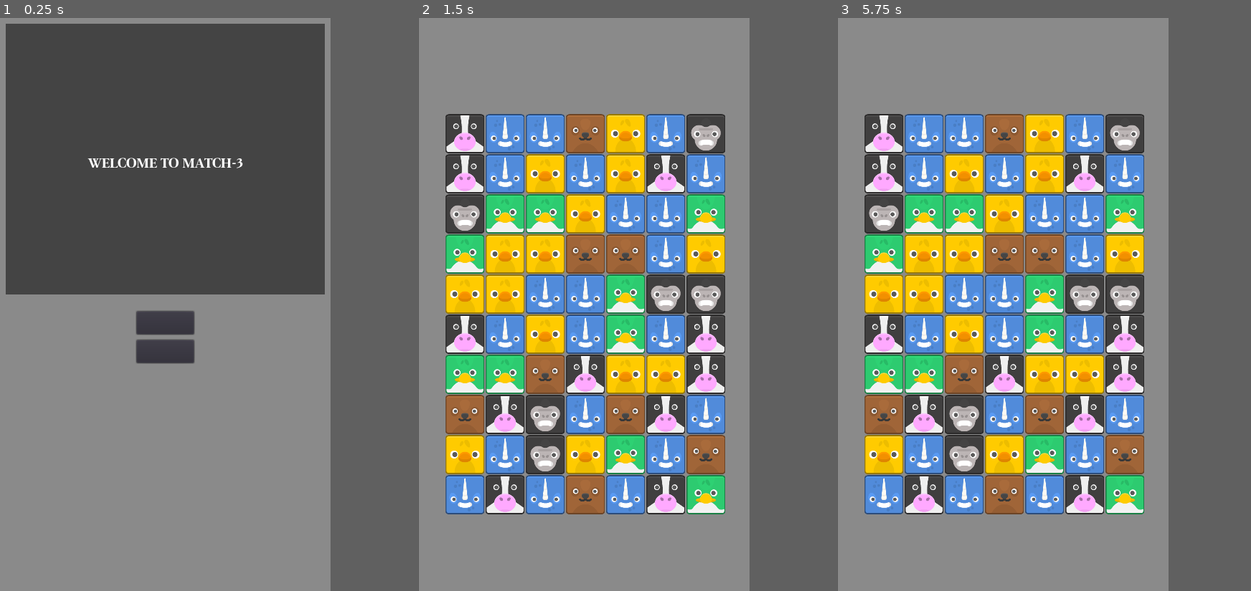
Above: before the commit, frames 1-3 (left to right).
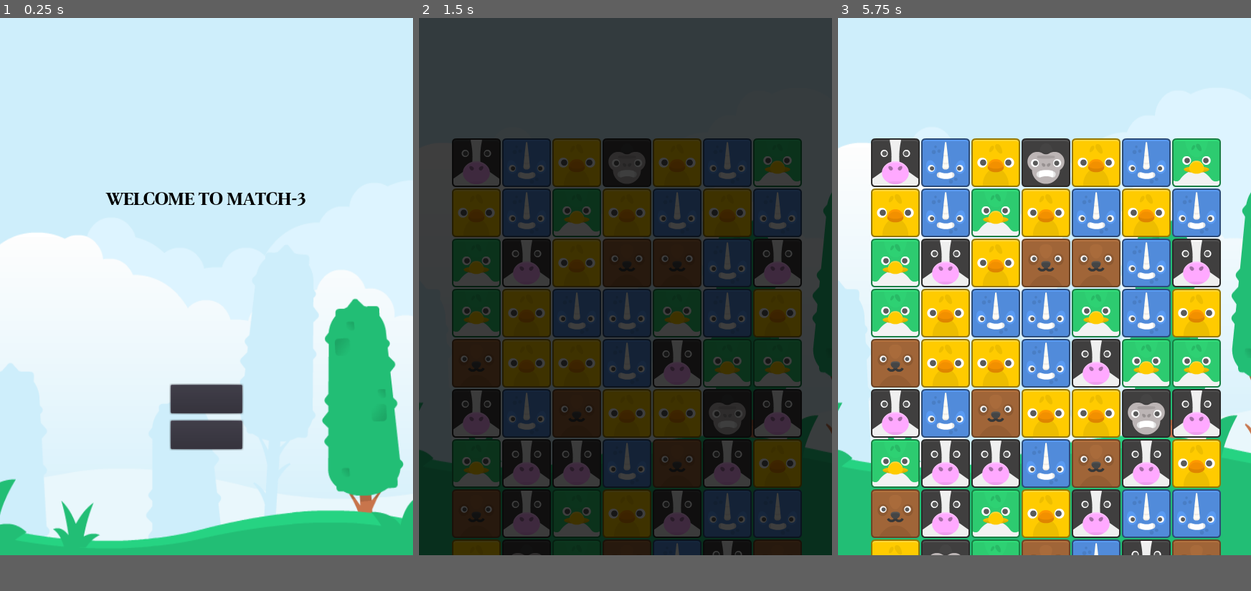
Above: after the commit, the same moments.

Repository: DomBenne/03-Juicy-Match-3
Game: Godot game, scene res://UI/Menu.tscn
Two runs of this game, one before a commit and one after it. Both use one fixed random seed, a clock stepped at 60 frames per second and the inputs below.
Inputs (mouse positions are in pixels of both pictures, inside the frame that each line leads up to):
- Up to frame 1 (0.25 s): no input
- Up to frame 2 (1.5 s): click "Play" at 0.5 s; tap Enter at 1.25 s; move the mouse to (658, 275) at 1.27 s
- Up to frame 3 (5.75 s): tap Space at 2, 3.5, 5 s; move the mouse to (937, 333) at 2.02 s; tap Enter at 2.75, 4.25 s; move the mouse to (1036, 178) at 2.77 s; move the mouse to (986, 419) at 3.52 s; move the mouse to (1102, 390) at 4.27 s; move the mouse to (904, 218) at 5.02 s
In our replay, the window is 461x800 before the commit and 576x750 after it. These sizes can differ from the game's own. Grey fills any space a smaller window leaves; there, only what the larger window draws over its background counts as a difference.

The runs differ from the first frame. In frame 1, 83% of the frame differs, in the area x 0-100%, y 0-94%; in frame 2, 83%; in frame 3, 81%.

Commit message:
Project Complete

Diff:
--- a/Game.tscn
+++ b/Game.tscn
@@ -9,6 +9,11 @@
 [ext_resource path="res://Assets/Music/114415__puniho__gorilla.wav" type="AudioStream" id=7]
 [ext_resource path="res://Assets/Music/Project_3-C Background Music.ogg" type="AudioStream" id=8]
 [ext_resource path="res://Assets/Music/341013__vikuserro__duck-dies.wav" type="AudioStream" id=9]
+[ext_resource path="res://Assets/Music/614006__aarontheonly__roar3.wav" type="AudioStream" id=10]
+[ext_resource path="res://Assets/Music/316920__rudmer-rotteveel__chicken-single-alarm-call.wav" type="AudioStream" id=11]
+[ext_resource path="res://Assets/Music/352104__inspectorj__splash-jumping-f.wav" type="AudioStream" id=12]
+[ext_resource path="res://UI/Instructions.gd" type="Script" id=13]
+[ext_resource path="res://Assets/kenney_animalpackredux/backgroundColorGrass.png" type="Texture" id=14]
 
 [sub_resource type="DynamicFont" id=1]
 font_data = ExtResource( 4 )
@@ -16,7 +21,32 @@
 [sub_resource type="Theme" id=2]
 default_font = SubResource( 1 )
 
+[sub_resource type="DynamicFont" id=3]
+font_data = ExtResource( 4 )
+
+[sub_resource type="Theme" id=4]
+default_font = SubResource( 3 )
+
+[sub_resource type="DynamicFont" id=5]
+size = 32
+font_data = ExtResource( 4 )
+
+[sub_resource type="Theme" id=6]
+default_font = SubResource( 5 )
+
+[sub_resource type="DynamicFont" id=7]
+size = 24
+font_data = ExtResource( 4 )
+
+[sub_resource type="Theme" id=8]
+default_font = SubResource( 7 )
+
 [node name="Game" type="Node2D"]
+
+[node name="Sprite" type="Sprite" parent="."]
+position = Vector2( 281, 439 )
+scale = Vector2( 1, 1.2832 )
+texture = ExtResource( 14 )
 
 [node name="grid" type="Node2D" parent="."]
 script = ExtResource( 1 )
@@ -36,13 +66,77 @@
 }
 
 [node name="Score" type="Label" parent="HUD"]
-margin_right = 576.0
-margin_bottom = 20.0
+margin_left = 10.0
+margin_top = 10.0
+margin_right = 575.0
+margin_bottom = 31.0
 theme = SubResource( 2 )
 text = "Score: "
 __meta__ = {
 "_edit_use_anchors_": false
 }
+
+[node name="Time" type="Label" parent="HUD"]
+margin_left = 10.0
+margin_top = 10.0
+margin_right = 565.0
+margin_bottom = 31.0
+theme = SubResource( 4 )
+text = "Time:"
+align = 2
+__meta__ = {
+"_edit_use_anchors_": false
+}
+
+[node name="Timer" type="Timer" parent="HUD"]
+autostart = true
+
+[node name="Instructions" type="Control" parent="HUD"]
+pause_mode = 2
+margin_right = 40.0
+margin_bottom = 40.0
+script = ExtResource( 13 )
+__meta__ = {
+"_edit_use_anchors_": false
+}
+
+[node name="ColorRect" type="ColorRect" parent="HUD/Instructions"]
+margin_top = -8.0
+margin_right = 576.0
+margin_bottom = 1034.0
+color = Color( 0, 0, 0, 0.752941 )
+__meta__ = {
+"_edit_use_anchors_": false
+}
+
+[node name="Label" type="Label" parent="HUD/Instructions"]
+margin_right = 576.0
+margin_bottom = 739.0
+theme = SubResource( 6 )
+text = "Level 1
+How many points can
+you score in sixty seconds?"
+align = 1
+valign = 1
+autowrap = true
+__meta__ = {
+"_edit_use_anchors_": false
+}
+
+[node name="Countdown_label" type="Label" parent="HUD/Instructions"]
+margin_top = -3.0
+margin_right = 576.0
+margin_bottom = 1021.0
+theme = SubResource( 8 )
+text = "Starting in:"
+align = 1
+valign = 1
+__meta__ = {
+"_edit_use_anchors_": false
+}
+
+[node name="Countdown" type="Timer" parent="HUD/Instructions"]
+autostart = true
 
 [node name="Camera" type="Camera2D" parent="."]
 anchor_mode = 0
@@ -51,7 +145,8 @@
 
 [node name="Music" type="AudioStreamPlayer" parent="."]
 stream = ExtResource( 8 )
-volume_db = -15.364
+volume_db = 1.181
+autoplay = true
 
 [node name="Cow" type="AudioStreamPlayer" parent="."]
 stream = ExtResource( 6 )
@@ -61,3 +156,16 @@
 
 [node name="Duck" type="AudioStreamPlayer" parent="."]
 stream = ExtResource( 9 )
+volume_db = -5.0
+
+[node name="Bear" type="AudioStreamPlayer" parent="."]
+stream = ExtResource( 10 )
+
+[node name="Chick" type="AudioStreamPlayer" parent="."]
+stream = ExtResource( 11 )
+
+[node name="Narwhal" type="AudioStreamPlayer" parent="."]
+stream = ExtResource( 12 )
+
+[connection signal="timeout" from="HUD/Timer" to="HUD" method="_on_Timer_timeout"]
+[connection signal="timeout" from="HUD/Instructions/Countdown" to="HUD/Instructions" method="_on_Countdown_timeout"]
--- /dev/null
+++ b/Game2.tscn
@@ -0,0 +1,169 @@
+[gd_scene load_steps=23 format=2]
+
+[ext_resource path="res://UI/Instructions.gd" type="Script" id=1]
+[ext_resource path="res://UI/Camera.gd" type="Script" id=2]
+[ext_resource path="res://UI/HUD.gd" type="Script" id=3]
+[ext_resource path="res://Assets/nepszabadsag/TTF/FFF_NEPSZA-BADSAG-Bold.ttf" type="DynamicFontData" id=4]
+[ext_resource path="res://Pieces/Piece Background.tscn" type="PackedScene" id=5]
+[ext_resource path="res://Grid/grid.gd" type="Script" id=6]
+[ext_resource path="res://Assets/Music/58277__benboncan__cow.wav" type="AudioStream" id=7]
+[ext_resource path="res://Assets/Music/114415__puniho__gorilla.wav" type="AudioStream" id=8]
+[ext_resource path="res://Assets/Music/614006__aarontheonly__roar3.wav" type="AudioStream" id=9]
+[ext_resource path="res://Assets/Music/341013__vikuserro__duck-dies.wav" type="AudioStream" id=10]
+[ext_resource path="res://Assets/Music/316920__rudmer-rotteveel__chicken-single-alarm-call.wav" type="AudioStream" id=11]
+[ext_resource path="res://Assets/Music/352104__inspectorj__splash-jumping-f.wav" type="AudioStream" id=12]
+[ext_resource path="res://Assets/Music/Project_3-C Background Music.ogg" type="AudioStream" id=13]
+[ext_resource path="res://Assets/kenney_animalpackredux/backgroundColorGrass.png" type="Texture" id=14]
+
+[sub_resource type="DynamicFont" id=1]
+font_data = ExtResource( 4 )
+
+[sub_resource type="Theme" id=2]
+default_font = SubResource( 1 )
+
+[sub_resource type="DynamicFont" id=3]
+font_data = ExtResource( 4 )
+
+[sub_resource type="Theme" id=4]
+default_font = SubResource( 3 )
+
+[sub_resource type="DynamicFont" id=5]
+size = 32
+font_data = ExtResource( 4 )
+
+[sub_resource type="Theme" id=6]
+default_font = SubResource( 5 )
+
+[sub_resource type="DynamicFont" id=7]
+size = 24
+font_data = ExtResource( 4 )
+
+[sub_resource type="Theme" id=8]
+default_font = SubResource( 7 )
+
+[node name="Game" type="Node2D"]
+
+[node name="Sprite" type="Sprite" parent="."]
+position = Vector2( 281, 439 )
+texture = ExtResource( 14 )
+
+[node name="grid" type="Node2D" parent="."]
+script = ExtResource( 6 )
+width = 7
+height = 10
+xStart = 80
+yStart = 832
+offset = 70
+background = ExtResource( 5 )
+
+[node name="HUD" type="Control" parent="."]
+margin_right = 40.0
+margin_bottom = 40.0
+script = ExtResource( 3 )
+__meta__ = {
+"_edit_use_anchors_": false
+}
+
+[node name="Score" type="Label" parent="HUD"]
+margin_left = 10.0
+margin_top = 10.0
+margin_right = 575.0
+margin_bottom = 31.0
+theme = SubResource( 2 )
+text = "Score: "
+__meta__ = {
+"_edit_use_anchors_": false
+}
+
+[node name="Time" type="Label" parent="HUD"]
+margin_left = 10.0
+margin_top = 10.0
+margin_right = 565.0
+margin_bottom = 31.0
+theme = SubResource( 4 )
+text = "Time:"
+align = 2
+__meta__ = {
+"_edit_use_anchors_": false
+}
+
+[node name="Timer" type="Timer" parent="HUD"]
+autostart = true
+
+[node name="Instructions" type="Control" parent="HUD"]
+pause_mode = 2
+margin_right = 40.0
+margin_bottom = 40.0
+script = ExtResource( 1 )
+__meta__ = {
+"_edit_use_anchors_": false
+}
+
+[node name="ColorRect" type="ColorRect" parent="HUD/Instructions"]
+margin_top = -8.0
+margin_right = 576.0
+margin_bottom = 1034.0
+color = Color( 0, 0, 0, 0.752941 )
+__meta__ = {
+"_edit_use_anchors_": false
+}
+
+[node name="Label" type="Label" parent="HUD/Instructions"]
+margin_right = 576.0
+margin_bottom = 739.0
+theme = SubResource( 6 )
+text = "Level 2
+How long will it take you
+to score 2000 points?"
+align = 1
+valign = 1
+autowrap = true
+__meta__ = {
+"_edit_use_anchors_": false
+}
+
+[node name="Countdown_label" type="Label" parent="HUD/Instructions"]
+margin_top = -3.0
+margin_right = 576.0
+margin_bottom = 1021.0
+theme = SubResource( 8 )
+text = "Starting in:"
+align = 1
+valign = 1
+__meta__ = {
+"_edit_use_anchors_": false
+}
+
+[node name="Countdown" type="Timer" parent="HUD/Instructions"]
+autostart = true
+
+[node name="Camera" type="Camera2D" parent="."]
+anchor_mode = 0
+current = true
+script = ExtResource( 2 )
+
+[node name="Music" type="AudioStreamPlayer" parent="."]
+stream = ExtResource( 13 )
+volume_db = -15.364
+
+[node name="Cow" type="AudioStreamPlayer" parent="."]
+stream = ExtResource( 7 )
+
+[node name="Gorilla" type="AudioStreamPlayer" parent="."]
+stream = ExtResource( 8 )
+
+[node name="Duck" type="AudioStreamPlayer" parent="."]
+stream = ExtResource( 10 )
+volume_db = -5.0
+
+[node name="Bear" type="AudioStreamPlayer" parent="."]
+stream = ExtResource( 9 )
+
+[node name="Chick" type="AudioStreamPlayer" parent="."]
+stream = ExtResource( 11 )
+
+[node name="Narwhal" type="AudioStreamPlayer" parent="."]
+stream = ExtResource( 12 )
+
+[connection signal="timeout" from="HUD/Timer" to="HUD" method="_on_Timer_timeout"]
+[connection signal="timeout" from="HUD/Instructions/Countdown" to="HUD/Instructions" method="_on_Countdown_timeout"]
--- a/Global.gd
+++ b/Global.gd
@@ -1,7 +1,19 @@
 extends Node
 
 var score = 0
-signal changed
+var time = 0
+
+var level = 1
+
+var level1_default = 60
+var level2_default = 2000
+
+var level1_score = 0
+var level2_time = 0
+
+signal score_changed
+signal time_changed
+
 var scores = {
 	0:0,
 	1:0,
@@ -15,6 +27,11 @@
 	9:1000
 }
 
+func _ready():
+	if level == 1:
+		time = level1_default
+
+
 func _unhandled_input(event):
 	if event.is_action_pressed("quit"):
 		get_tree().quit()
@@ -24,4 +41,20 @@
 	if camera:
 		camera.add_trauma(0.5)
 	score += s
-	emit_signal("changed")
+	if level == 2:
+		if score >= level2_default:
+			level2_time = time
+			get_tree().change_scene("res://UI/End_Game.tscn")
+	emit_signal("score_changed")
+
+func change_time():
+	if level == 1:
+		time -=1
+		if time <= 0:
+			level1_score = score
+			level = 2
+			time = 0
+			get_tree().change_scene("res://Game2.tscn")
+	else:
+		time += 1
+	emit_signal("time_changed")
--- a/Grid/grid.gd
+++ b/Grid/grid.gd
@@ -18,8 +18,7 @@
 	load("res://Pieces/Cow.tscn"),
 	load("res://Pieces/Duck.tscn"),
 	load("res://Pieces/Gorilla.tscn"),
-	load("res://Pieces/Narwhal.tscn"),
-	load("res://Pieces/Pig.tscn")
+	load("res://Pieces/Narwhal.tscn")
 ]
 
 var all_pieces
--- a/Pieces/Piece.gd
+++ b/Pieces/Piece.gd
@@ -56,5 +56,9 @@
 		get_node("/root/Game/Gorilla").playing = true
 	if color == "Duck":
 		get_node("/root/Game/Duck").playing = true
-	if color == "Horse":
-		get_node("/root/Game/Horse").playing = true
+	if color == "Bear":
+		get_node("/root/Game/Bear").playing = true
+	if color == "Narwhal":
+		get_node("/root/Game/Narwhal").playing = true
+	if color == "Chick":
+		get_node("/root/Game/Chick").playing = true
--- /dev/null
+++ b/UI/End_Game.gd
@@ -0,0 +1,16 @@
+extends Control
+
+func _ready():
+	$Label.text = "Thanks for Playing!\n/nYour level 1 score was: " + str(Global.level1_score)+"\n\nYour level 2 time was: " + str(Global.level2_time)
+
+func _on_Play_pressed():
+	Global.score = 0
+	Global.time = Global.level1_default
+	Global.level = 1
+	Global.level1_score = 0
+	Global.level2_time = 0
+	get_tree().change_scene("res://Game.tscn")
+
+
+func _on_Quit_pressed():
+	get_tree().quit()
--- /dev/null
+++ b/UI/End_Game.tscn
@@ -0,0 +1,76 @@
+[gd_scene load_steps=7 format=2]
+
+[ext_resource path="res://Assets/nepszabadsag/TTF/FFF_NEPSZA-BADSAG-Bold.ttf" type="DynamicFontData" id=1]
+[ext_resource path="res://UI/End_Game.gd" type="Script" id=2]
+
+[sub_resource type="DynamicFont" id=1]
+size = 32
+font_data = ExtResource( 1 )
+
+[sub_resource type="Theme" id=2]
+default_font = SubResource( 1 )
+
+[sub_resource type="DynamicFont" id=3]
+size = 20
+font_data = ExtResource( 1 )
+
+[sub_resource type="Theme" id=4]
+default_font = SubResource( 3 )
+
+[node name="End_Game" type="Control"]
+anchor_right = 1.0
+anchor_bottom = 1.0
+script = ExtResource( 2 )
+__meta__ = {
+"_edit_use_anchors_": false
+}
+
+[node name="Background" type="ColorRect" parent="."]
+margin_right = 576.0
+margin_bottom = 1024.0
+color = Color( 0, 0, 0, 1 )
+__meta__ = {
+"_edit_use_anchors_": false
+}
+
+[node name="Label" type="Label" parent="."]
+margin_top = -174.0
+margin_right = 576.0
+margin_bottom = 850.0
+theme = SubResource( 2 )
+text = "Thanks for Playing!
+
+Your level 1 Score was:
+
+Your level 2 Time was:"
+align = 1
+valign = 1
+autowrap = true
+__meta__ = {
+"_edit_use_anchors_": false
+}
+
+[node name="Play" type="Button" parent="."]
+margin_left = 188.0
+margin_top = 500.0
+margin_right = 388.0
+margin_bottom = 527.0
+theme = SubResource( 4 )
+text = "Play again?"
+__meta__ = {
+"_edit_use_anchors_": false
+}
+
+[node name="Quit" type="Button" parent="."]
+margin_left = 188.0
+margin_top = 540.0
+margin_right = 388.0
+margin_bottom = 567.0
+theme = SubResource( 4 )
+text = "Quit"
+__meta__ = {
+"_edit_use_anchors_": false
+}
+
+[connection signal="pressed" from="Play" to="." method="_on_Play_pressed"]
+[connection signal="pressed" from="Quit" to="." method="_on_Quit_pressed"]
--- a/UI/HUD.gd
+++ b/UI/HUD.gd
@@ -1,8 +1,19 @@
 extends Control
 
 func _ready():
-	var _changed = Global.connect("changed",self,"_on_score_changed")
+	var _score_changed = Global.connect("score_changed",self,"_on_score_changed")
+	var _time_changed = Global.connect("time_changed",self,"_on_time_changed")
 	_on_score_changed()
+	_on_time_changed()
+	$Instructions.show()
+	get_tree().paused = true
 
 func _on_score_changed():
 	$Score.text = "Score: " + str(Global.score)
+
+func _on_time_changed():
+	$Time.text = "Time: " + str(Global.time)
+
+
+func _on_Timer_timeout():
+	Global.change_time()
--- /dev/null
+++ b/UI/Insructions.gd
@@ -0,0 +1,18 @@
+extends Control
+
+var countdown = 5
+
+func _ready():
+	update_label()
+
+
+func _on_Countdown_timeout():
+	countdown -= 1
+	update_label()
+
+func update_label():
+	$Countdown_label.text = "Starting in " + str(countdown)
+	if countdown <=0:
+		hide()
+		$Countdown.stop()
+		get_tree().paused = false
--- /dev/null
+++ b/UI/Instructions.gd
@@ -0,0 +1,18 @@
+extends Control
+
+var countdown = 5
+
+func _ready():
+	update_label()
+
+
+func _on_Countdown_timeout():
+	countdown -= 1
+	update_label()
+
+func update_label():
+	$Countdown_label.text = "Starting in " + str(countdown)
+	if countdown <=0:
+		hide()
+		$Countdown.stop()
+		get_tree().paused = false
--- a/UI/Menu.tscn
+++ b/UI/Menu.tscn
@@ -1,8 +1,9 @@
-[gd_scene load_steps=10 format=2]
+[gd_scene load_steps=11 format=2]
 
 [ext_resource path="res://UI/Menu.gd" type="Script" id=1]
 [ext_resource path="res://Assets/nepszabadsag/OTF/FFF_NEPSZA-BADSAG-Bold.otf" type="DynamicFontData" id=2]
 [ext_resource path="res://Assets/nepszabadsag/TTF/FFF_NEPSZA-BADSAG-Bold.ttf" type="DynamicFontData" id=3]
+[ext_resource path="res://Assets/kenney_animalpackredux/backgroundColorGrass.png" type="Texture" id=4]
 
 [sub_resource type="DynamicFont" id=1]
 size = 26
@@ -31,17 +32,14 @@
 "_edit_use_anchors_": false
 }
 
-[node name="Background" type="ColorRect" parent="."]
-margin_left = 10.0
-margin_top = 10.0
-margin_right = 566.0
-margin_bottom = 482.0
-color = Color( 0, 0, 0, 0.501961 )
-__meta__ = {
-"_edit_use_anchors_": false
-}
+[node name="Sprite" type="Sprite" parent="."]
+position = Vector2( 315.5, 551 )
+scale = Vector2( 1.06738, 1.21875 )
+texture = ExtResource( 4 )
 
 [node name="Label" type="Label" parent="."]
+modulate = Color( 0, 0, 0, 1 )
+self_modulate = Color( 0, 0, 0, 1 )
 margin_right = 576.0
 margin_bottom = 512.0
 theme = SubResource( 2 )
--- a/project.godot
+++ b/project.godot
@@ -25,7 +25,7 @@
 [display]
 
 window/size/width=576
-window/size/height=1000
+window/size/height=750
 window/size/resizable=false
 window/dpi/allow_hidpi=true
 window/handheld/orientation="portrait"
Not shown, removed: Assets/Music/403025__alanmcki__horse-galloping-coconut-shells-version-1.wav.import
Binary file added: Assets/kenney_animalpackredux/backgroundColorGrass.png
Not shown: 1 places in Game.tscn that only renumber resources
Not shown, added: Assets/Music/316920__rudmer-rotteveel__chicken-single-alarm-call.wav
Not shown, added: Assets/Music/352104__inspectorj__splash-jumping-f.wav
Not shown, changed: Assets/Music/403025__alanmcki__horse-galloping-coconut-shells-version-1.wav
Not shown, added: Assets/Music/614006__aarontheonly__roar3.wav
